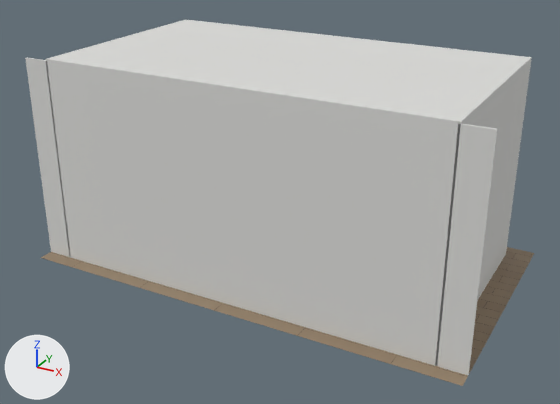
An edit to the Blender file plate-and-price/kitchen/kitchen.blend, drawn before and after from the same camera.
Rendered twice from a 50 mm camera at (3.95, -8.7, 4.38) aimed at (0.0, -1.52, 0.79). The lights are fixed; the arrows at lower left show +X, +Y and +Z. The picture after the commit comes second.

In view in the first picture: 'ceiling', 'floor', 'wall_front', 'wall_right' and 1 more.
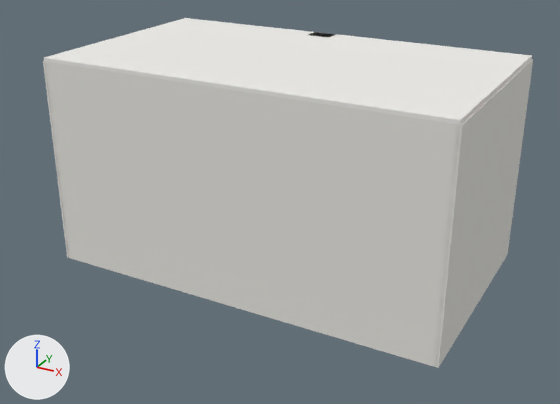
Edits to the bpy script that builds the scene:
```text
Change mat_floor_oak:
    remove # nodes: BsdfPrincipled, Bump, Mapping, OutputMaterial, TexBrick, TexCoord
    remove # colours: brown #958169, brown #8e7961, brown #594b38
    nodes: BsdfPrincipled, Bump, Mapping x2, Math x3, Mix, OutputMaterial, TexBrick, TexCoord x3, TexNoise, TexWave, ValToRGB
    colours: brown #a2815d, brown #8e6f50, brown #3f3527, white #eaeaea, white #ffffff
Add mat_ceiling_paint:
    mat_ceiling_paint = bpy.data.materials.new('ceiling_paint')
    # nodes: BsdfPrincipled, Bump, Mapping, OutputMaterial, TexCoord, TexNoise
    # colours: white #efedea
Change me_plane:
    used by ob_floor; location = (0.0, 0.0, 0.0)
    remove me_plane.from_pydata(...)  # 4 vertices, 1 face; spans x -2.6..2.6, y -2.8..0.2, z 0.0
    add me_plane.from_pydata(...)  # 4 vertices, 1 face; spans x -2.3..2.3, y -2.62..0.0, z 0.0
    me_plane part 1
    me_plane.vertices[0].co: (-2.6, -2.8, 0.0) -> (-2.3, -2.62, 0.0)  # pixel (40, 257) -> pixel (69, 257)
    me_plane.vertices[1].co: (2.6, -2.8, 0.0) -> (2.3, -2.62, 0.0)  # pixel (462, 385) -> pixel (437, 366)
    me_plane.vertices[2].co: (-2.6, 0.2, 0.0) -> (-2.3, 0.0, 0.0)
    me_plane.vertices[3].co: (2.6, 0.2, 0.0) -> (2.3, 0.0, 0.0)  # pixel (534, 252) -> not seen
Change me_cube:
    used by ob_wall_front; location = (0.0, 0.0, 0.0)
    remove me_cube.from_pydata(...)  # 8 vertices, 6 faces; spans x -2.6..2.6, y -2.62..-2.6, z 0.0..2.4
    add me_cube.from_pydata(...)  # 8 vertices, 6 faces; spans x -2.3..2.3, y -2.64..-2.6, z 0.0..2.4
    me_cube part 2: the whole mesh is scaled about its middle by (0.885, 2, 1), then moved by (0.0, -0.01, 0.0)
Change me_cube_003:
    used by ob_ceiling; location = (0.0, 0.0, 0.0)
    remove me_cube_003.from_pydata(...)  # 8 vertices, 6 faces; spans x -2.3..2.3, y -2.62..0.0, z 2.4..2.42
    remove me_cube_003.materials.append(mat_wall_white)  # light grey #ddddda
    add me_cube_003.from_pydata(...)  # 8 vertices, 6 faces; spans x -2.3..2.3, y -2.64..0.0, z 2.4..2.44
    edits to the shape of me_cube_003 do not show in these pictures
    add me_cube_003.materials.append(mat_ceiling_paint)
Change me_cube_025:
    used by ob_hood_chimney; location = (0.0, 0.0, 0.0)
    remove me_cube_025.from_pydata(...)  # 8 vertices, 6 faces; spans x -0.35..-0.05, y -0.22..0.0, z 1.7..2.4
    add me_cube_025.from_pydata(...)  # 8 vertices, 6 faces; spans x -0.35..-0.05, y -0.22..0.0, z 1.7..2.44
    me_cube_025 part 3: the whole mesh is scaled about its middle by (1, 1, 1.06), then moved by (0.0, 0.0, 0.02)
```

Location of each change, [x1, y1, x2, y2] in pixels of the pictures (560 x 404 px):
'wall_front', rescaled (12% narrower)
    before: [25, 57, 498, 375]
    after: [44, 61, 459, 367]
'floor', surface changed, reshaped (not visible afterwards)
    before: [41, 247, 534, 386]
'hood_chimney', mesh rescaled (not visible before)
    after: [309, 32, 336, 38]
